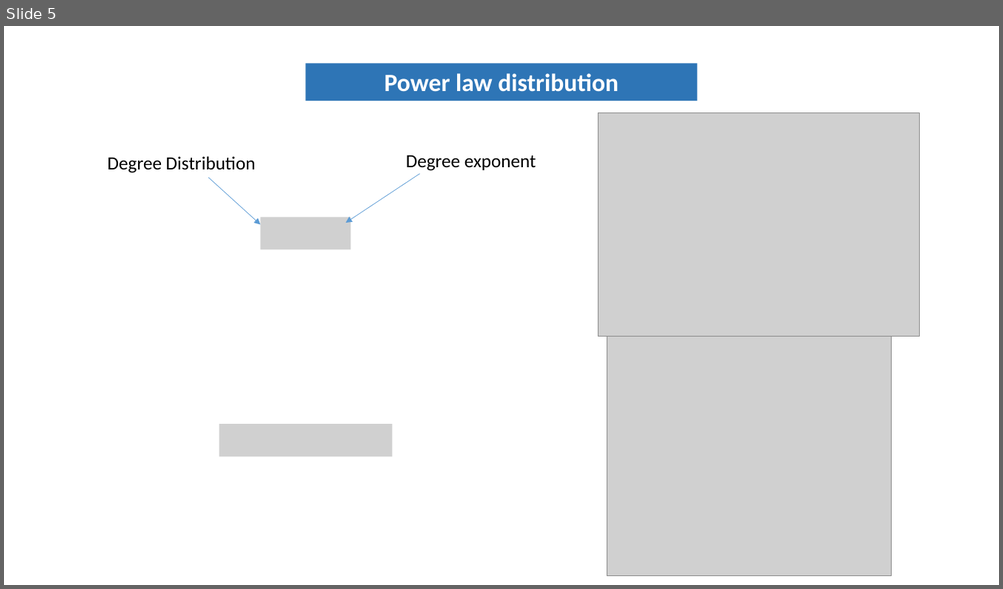
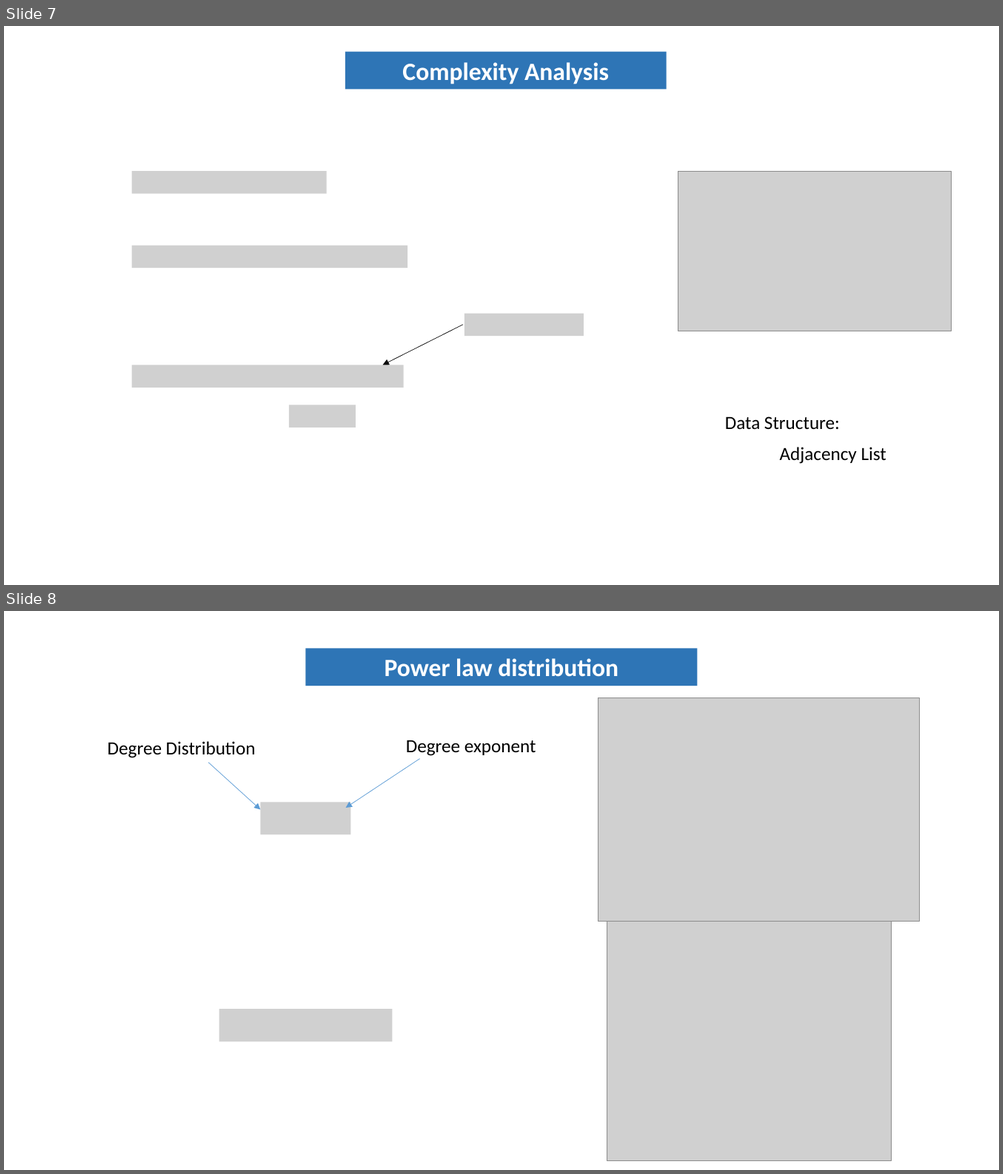
Before and after one commit to tahmidurrafid/generating-Planar-Graph, a slide deck: presentationFinal.pptx. Shown one above the other, each under a label of ours: slide 5 before the commit, slides 7 and 8 after it. The pictures are 1003x589 and 1003x1174 pixels, drawn with LibreOffice and Linux fonts; fonts in the diff are those of the drawing; grey boxes stand for pictures. Boxes give left, top, right and bottom in pixels: in the first picture for what was removed or moved away, otherwise in the second. Text is boxed around its words. In the diff, an @@ line names an element or a change of style, - is before the commit and + after.

```diff
--- a/presentationFinal.pptx
+++ b/presentationFinal.pptx
@@ slide 7 added at (4,26,999,585), background #FFFFFF @@
@@ rectangle added at (345,51,666,89), fill #2E75B6, 24 pt, text #FFFFFF, bold @@
+Complexity Analysis
@@ picture added at (131,172,327,194) @@
@@ picture added at (677,172,950,332) @@
@@ picture added at (131,245,407,268) @@
@@ picture added at (464,314,583,336) @@
@@ arrow added from (463, 325) to (383, 366), #0D0D0D 0.5 pt @@
@@ picture added at (131,366,403,388) @@
@@ picture added at (289,405,356,427) @@
@@ text added at (725,417,839,430), 18 pt, text #000000 @@
+Data Structure:
@@ text added at (780,447,886,464), 18 pt, text #000000 @@
+Adjacency List
@@ what was slide 5 is now slide 8 @@
```
Also in this commit, not shown: 1 slide changed, 10 other slides added, 9 slides removed.
